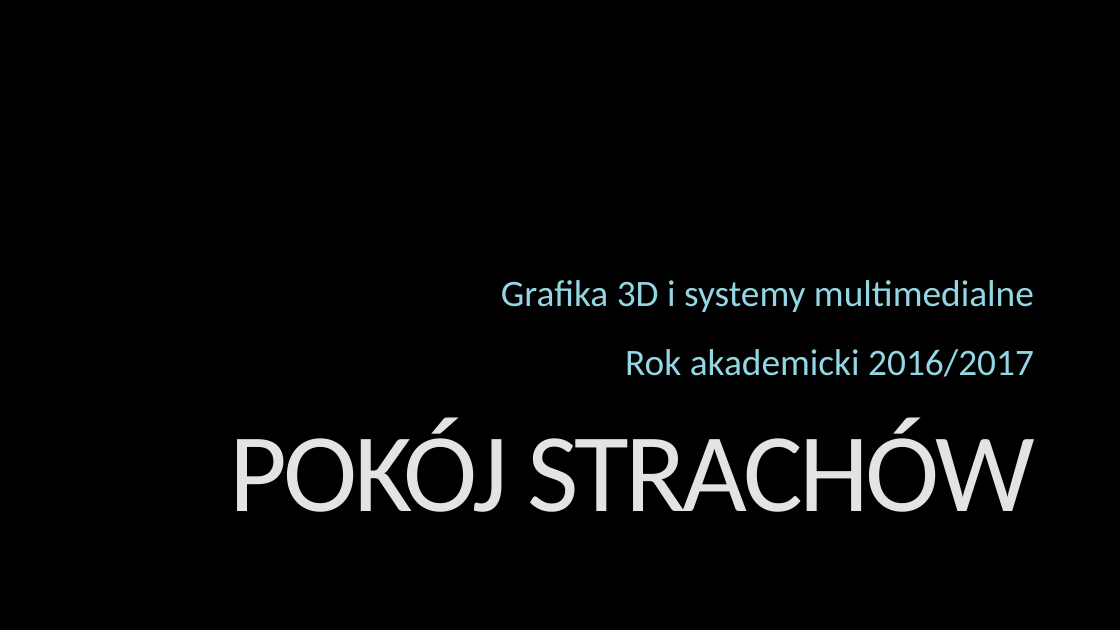
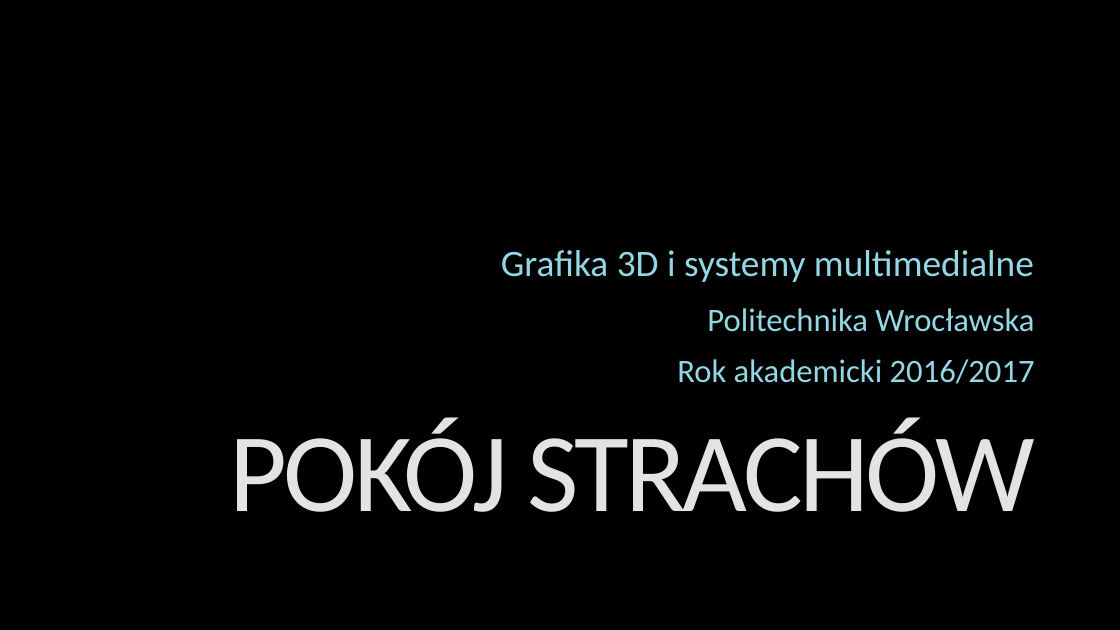
Before and after one commit to joannapiatek/Grafika3DLatex, a slide deck: slide 1 of Prezentacja.pptx. Drawn at 1120x630 pixels with LibreOffice and Linux fonts; fonts in the diff are those of the drawing; background and template pictures are left out. Boxes give left, top, right and bottom in pixels: in the first picture for what was removed or moved away, otherwise in the second. Text is boxed around its words. In the diff, an @@ line names an element or a change of style, - is before the commit and + after.

```diff
--- a/Prezentacja.pptx
+++ b/Prezentacja.pptx
@@ subtitle "Grafika 3D i systemy multimedialne" moved from (x1=501, y1=280, x2=1034, y2=312) to (x1=501, y1=250, x2=1034, y2=282) @@
@@ text "Rok akademicki 2016/2017" moved from (x1=625, y1=349, x2=1034, y2=377) to (x1=677, y1=359, x2=1035, y2=384) @@
@@ text "Rok akademicki 2016/2017" at (x1=677, y1=359, x2=1035, y2=384): size 32 to 28 pt @@
@@ text added at (x1=707, y1=308, x2=1034, y2=332), 28 pt, text gradient #9FDBE7 to #94D7E4 to #BFE7EF to #FFFFFF @@
+Politechnika Wrocławska
```
Also in this commit, not shown: 2 other slides changed.
